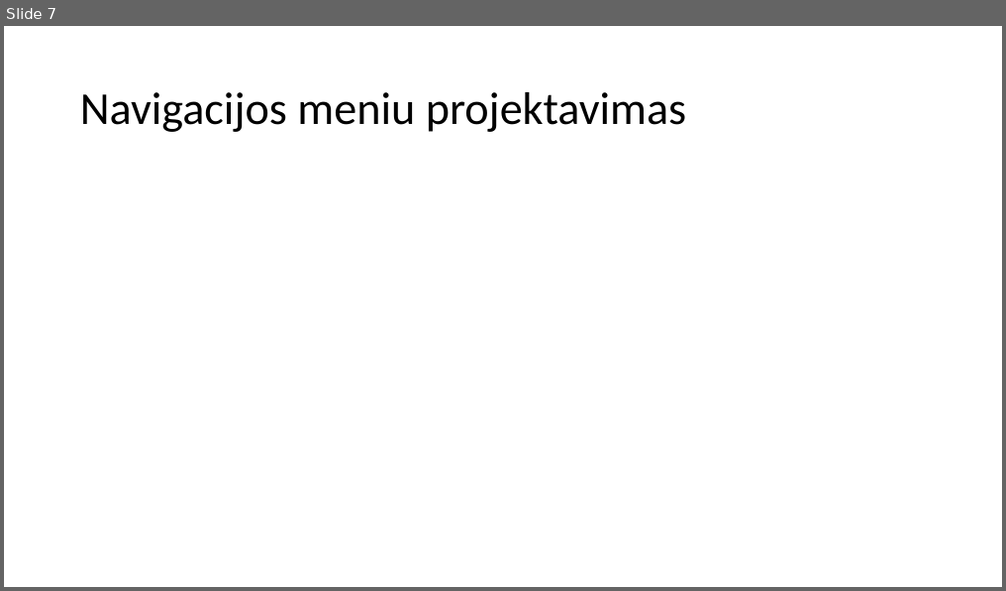
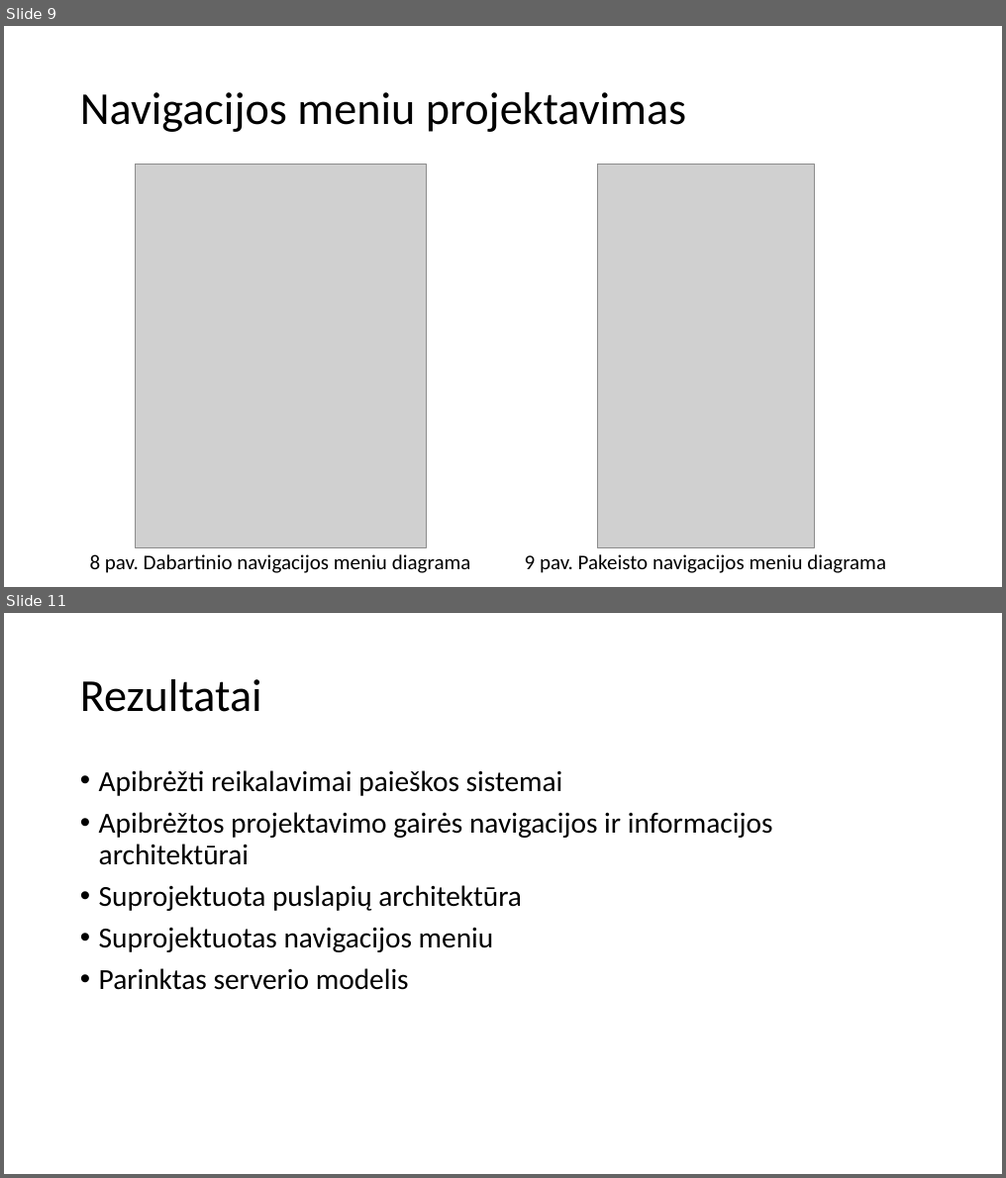
Before and after one commit to Steror/Projektinis-darbas, a slide deck: Atsiskaitymas/Projektinio pristatymas.pptx. Shown one above the other, each under a label of ours: slide 7 before the commit, slides 9 and 11 after it; the slides between them are not shown. The pictures are 1006x591 and 1006x1178 pixels, drawn with LibreOffice and Linux fonts; fonts in the diff are those of the drawing; grey boxes stand for pictures. Boxes give left, top, right and bottom in pixels: in the first picture for what was removed or moved away, otherwise in the second. Text is boxed around its words. In the diff, an @@ line names an element or a change of style, - is before the commit and + after.

```diff
--- a/Atsiskaitymas/Projektinio pristatymas.pptx
+++ b/Atsiskaitymas/Projektinio pristatymas.pptx
@@ slide 11 added at (4,613,1002,1174), background #FFFFFF @@
@@ title added at (80,679,262,712), 44 pt, text #000000 @@
+Rezultatai
@@ text added at (99,770,773,990), 28 pt, text #000000 @@
+• Apibrėžti reikalavimai paieškos sistemai
+• Apibrėžtos projektavimo gairės navigacijos ir informacijos architektūrai
+• Suprojektuota puslapių architektūra
+• Suprojektuotas navigacijos meniu
+• Parinktas serverio modelis
@@ what was slide 7 is now slide 9 @@
@@ slide 9 changed as well @@
@@ picture added at (135,164,426,548) @@
@@ picture added at (597,164,814,548) @@
@@ text added at (90,555,471,573), 20 pt, text #000000 @@
+8 pav. Dabartinio navigacijos meniu diagrama
@@ text added at (525,555,886,573), 20 pt, text #000000 @@
+9 pav. Pakeisto navigacijos meniu diagrama
```
Also in this commit, not shown: 6 other slides changed, 4 other slides added, 1 slide removed, 1 other file.
